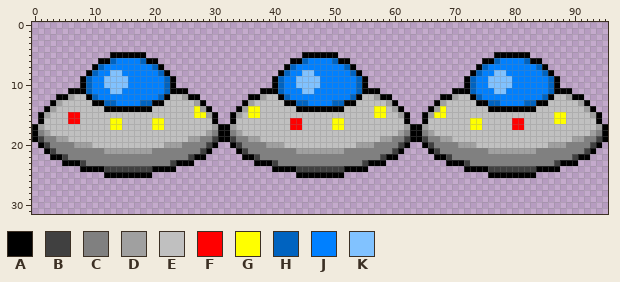
Sprite sheet: GameTest1/Assets/Sprites/PlayerUFO.png. That is the earlier state.
The file is 96x32 pixels.
Palette (. is transparent): A #000000  B #404040  C #808080  D #a0a0a0  E #c0c0c0  F #ff0000  G #ffff00  H #0063c0  J #0080ff  K #81c2ff
Pixels before (only the part around the change), first column x 0:
 5 .............AAAAAA..........................AAAAAA..........................AAAAAA.............
 6 ...........AAHJJJJHAA......................AAHJJJJHAA......................AAHJJJJHAA...........
 7 ..........AHJJJJJJJJHA....................AHJJJJJJJJHA....................AHJJJJJJJJHA..........
 8 .........AHJJKKJJJJJJHA..................AHJJKKJJJJJJHA..................AHJJKKJJJJJJHA.........
 9 ........AHJJKKKKJJJJJJHA................AHJJKKKKJJJJJJHA................AHJJKKKKJJJJJJHA........
10 ........AHJJKKKKJJJJJJHA................AHJJKKKKJJJJJJHA................AHJJKKKKJJJJJJHA........
11 ......AAAHJJJKKJJJJJJJHAAA............AAAHJJJKKJJJJJJJHAAA............AAAHJJJKKJJJJJJJHAAA......
12 ....AADEEAHJJJJJJJJJJHAEEDAA........AADEEAHJJJJJJJJJJHAEEDAA........AADEEAHJJJJJJJJJJHAEEDAA....
13 ...ADEEEEEAAHHJJJJHHAAEEEEEDA......ADEEEEEAAHHJJJJHHAAEEEEEDA......ADEEEEEAAHHJJJJHHAAEEEEEDA...
14 ..ADEEEEEEEEAAAAAAAAEEEEEEEGDA....ADGGEEEEEEAAAAAAAAEEEEEGGEDA....ADGEEEEEEEAAAAAAAAEEEEEEEEDA..
15 .ADEEEFFEEEEEEEEEEEEEEEEEEEGGDA..ADEGGEEEEEEEEEEEEEEEEEEEGGEEDA..ADGGEEEEEEEEEEEEEEEEEEGGEEEEDA.
16 .AEEEEFFEEEEEGGEEEEEGGEEEEEEEEA..AEEEEEEEEEFFEEEEEGGEEEEEEEEEEA..AEEEEEEEGGEEEEEFFEEEEEGGEEEEEA.
17 ADEEEEEEEEEEEGGEEEEEGGEEEEEEEEDAADEEEEEEEEEFFEEEEEGGEEEEEEEEEEDAADEEEEEEEGGEEEEEFFEEEEEEEEEEEEDA
18 ACDEEEEEEEEEEEEEEEEEEEEEEEEEEDCAACDEEEEEEEEEEEEEEEEEEEEEEEEEEDCAACDEEEEEEEEEEEEEEEEEEEEEEEEEEDCA
19 ABCCDDEEEEEEEEEEEEEEEEEEEEDDCCBAABCCDDEEEEEEEEEEEEEEEEEEEEDDCCBAABCCDDEEEEEEEEEEEEEEEEEEEEDDCCBA
20 .ABCCCCDDDEEEEEEEEEEEEDDDCCCCBA..ABCCCCDDDEEEEEEEEEEEEDDDCCCCBA..ABCCCCDDDEEEEEEEEEEEEDDDCCCCBA.
21 ..ABCCCCCCCCDDDDDDDDCCCCCCCCBA....ABCCCCCCCCDDDDDDDDCCCCCCCCBA....ABCCCCCCCCDDDDDDDDCCCCCCCCBA..
22 ...AABCCCCCCCCCCCCCCCCCCCCBAA......AABCCCCCCCCCCCCCCCCCCCCBAA......AABCCCCCCCCCCCCCCCCCCCCBAA...
23 .....AAABCCCCCCCCCCCCCCBAAA..........AAABCCCCCCCCCCCCCCBAAA..........AAABCCCCCCCCCCCCCCBAAA.....
24 ........AAAABBBBBBBBAAAA................AAAABBBBBBBBAAAA................AAAABBBBBBBBAAAA........
25 ............AAAAAAAA........................AAAAAAAA........................AAAAAAAA............
26 ................................................................................................
After:
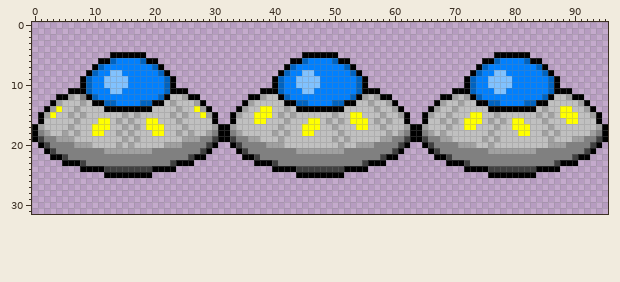
Edits made:
Colour E gives way to colour C in row 12 at x 8.
Colour E gives way to colour D in row 12 at x 55 and 72; in row 13 at x 8, 23, 56 and 71; in row 14 at x 7, 24, 42, 70 and 85; in row 15 at x 8, 15, 17, 23, 25, 41, 43, 50, 69, 77, 84 and 86; in row 16 at x 16, 24, 42, 49, 57, 59, 68, 70, 76, 78 and 85; in row 17 at x 6, 15, 17, 25, 41, 58, 69, 77 and 86.
Colour E gives way to colour D in row 18 at x 5, 7, 14, 16, 24, 26, 40, 42, 51, 59, 68, 76, 85 and 87; in row 19 at x 6, 15, 17, 25, 41, 50, 52, 75, 77 and 86; in row 20 at x 14, 16, 51 and 76.
Colour F gives way to colour D in row 15 at x 6; in row 16 at x 7.
Colour G gives way to colour D in row 14 at x 57; in row 15 at x 58; in row 16 at x 14 and 51; in row 17 at x 50.
Colour F gives way to colour E in row 15 at x 7; in row 16 at x 6 and 43 to 44; in row 17 at x 43 to 44.
Colour G gives way to colour E in row 14 at x 36 to 37, 58 and 68; in row 15 at x 27, 36, 57, 67 to 68 and 87; in row 16 at x 13, 21, 50 and 87 to 88; in row 17 at x 13 to 14, 51 and 74.
Colour E gives way to colour G in row 14 at x 4, 38 to 39 and 88 to 89; in row 15 at x 3, 38 to 39, 53 to 54, 73 to 74 and 89 to 90; in row 16 at x 11 to 12, 19, 37 to 38, 46 to 47, 53 to 55, 72 and 89 to 90; in row 17 at x 10 to 12, 19, 45 to 47, 54 to 55, 72 and 82; in row 18 at x 10 to 11, 20 to 21, 45 to 46 and 81 to 82.
Colour F gives way to colour G in rows 16 to 17 at x 80 to 81.
Where, in picture pixels (left, top, right, bottom), the same in both pictures:
changed: (50, 94, 200, 148)
changed: (248, 94, 392, 148)
changed: (434, 94, 578, 148)
